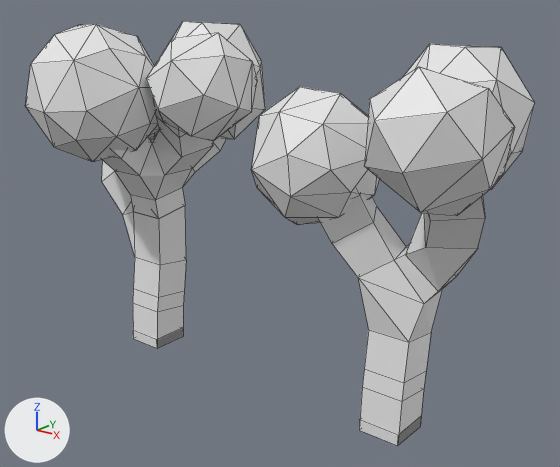
What one commit did to the Blender file low poly city/Trees.blend.
One viewpoint serves both versions: a 50 mm lens placed at (7.67, -6.81, 4.66), pointed at (1.97, 0.32, 1.74). The lights are fixed; the arrows at lower left show +X, +Y and +Z. Mesh edges are drawn as thin lines. Materials are left out; every surface is plain grey.

The scene before the commit, as lines of its bpy script (objects in view):
```python
me_icosphere_002 = bpy.data.meshes.new('Icosphere.002')
me_icosphere_002.from_pydata(...)  # an icosphere of 1280 faces spanning x -0.64..0.96, y 0.24..1.81, z 2.79..4.54
me_plane = bpy.data.meshes.new('Plane')
me_plane.from_pydata(...)  # 12 vertices, 0 faces, 11 loose edges; spans x -0.91..0.89, y -0.78..1.14, z 0.0..3.54
me_plane_002 = bpy.data.meshes.new('Plane.002')
me_plane_002.from_pydata([(0.0, 0.0, 0.12), (0.43, 0.22, 2.0), (0.0, 0.18, 1.49), (0.1, 0.86, 2.65), (-0.52, -0.06, 2.2), (0.7, -0.2, 2.72), (0.75, -0.57, 3.23), (0.03, 1.1, 3.14), (-0.74, -0.35, 2.89), (0.0, 0.0, 0.0)], [(1, 3), (2, 1), (0, 2), (2, 4), (1, 5), (5, 6), (3, 7), (4, 8), (9, 0)], [])
ob_icosphere_002 = bpy.data.objects.new('Icosphere.002', me_icosphere_002)
ob_icosphere_002.location = (0.0, 0.0, 0.0)
ob_icosphere_002.scale = (1.0, 1.0, 0.928)
_m = ob_icosphere_002.modifiers.new('Decimate', 'DECIMATE')
_m.ratio = 0.0299
ob_plane = bpy.data.objects.new('Plane', me_plane)
ob_plane.location = (0.0, 0.0, 0.0)
_m = ob_plane.modifiers.new('Skin', 'SKIN')
ob_plane_002 = bpy.data.objects.new('Plane.002', me_plane_002)
ob_plane_002.location = (3.82, 0.0, 0.0)
_m = ob_plane_002.modifiers.new('Skin', 'SKIN')
# also in view: 'Icosphere' at (1.09, -0.03, 3.48); 'Icosphere.010' at (3.82, 1.19, 3.24); 'Icosphere.001' at (-0.12, -0.72, 3.38); 'Icosphere.008' at (4.52, -0.69, 3.35); 'Icosphere.011' at (2.86, -0.15, 2.9)
```
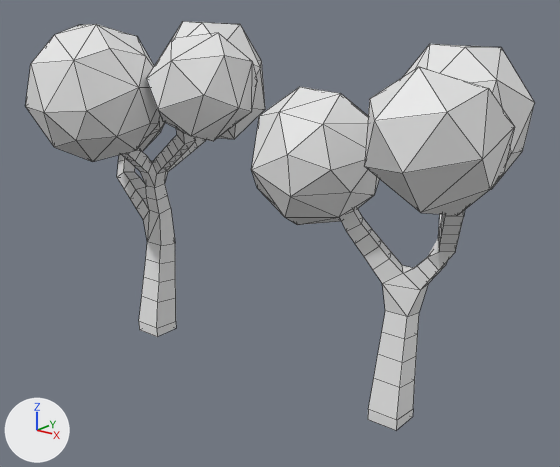
Pixel boxes [x1, y1, x2, y2] of what changed, in the pictures (560 x 467 px):
'Plane.002', reshaped, modifiers changed (25% narrower, 13% shorter)
    before: [319, 193, 485, 446]
    after: [341, 209, 465, 430]
'Plane', reshaped, modifiers changed
    before: [102, 98, 226, 348]
    after: [117, 128, 206, 337]
part 1 of me_plane, built on
    after: [117, 128, 206, 337]
part 2 of me_plane_002, built on
    after: [341, 209, 465, 430]

The edits, one by one:
me_plane is used by ob_plane; location (0.0, 0.0, 0.0).
me_plane had 12 vertices, 0 faces, 11 loose edges and spanned x -0.91..0.89, y -0.78..1.14, z 0.0..3.54.
me_plane now has 224 vertices, 228 faces and spans x -0.99..0.97, y -0.89..1.21, z 0.0..3.6.
me_plane part 1: the whole mesh is rebuilt.
me_plane_002 is used by ob_plane_002; location (3.82, 0.0, 0.0).
me_plane_002 had 10 vertices, 0 faces, 9 loose edges and spanned x -0.74..0.75, y -0.57..1.1, z 0.0..3.23.
me_plane_002 now has 161 vertices, 164 faces and spans x -0.83..0.84, y -0.64..1.18, z 0.0..3.28.
me_plane_002 part 2: the whole mesh is rebuilt.
Object 'Plane' (ob_plane) loses its SKIN modifier named 'Skin'.
Object 'Plane.002' (ob_plane_002) loses its SKIN modifier named 'Skin'.
